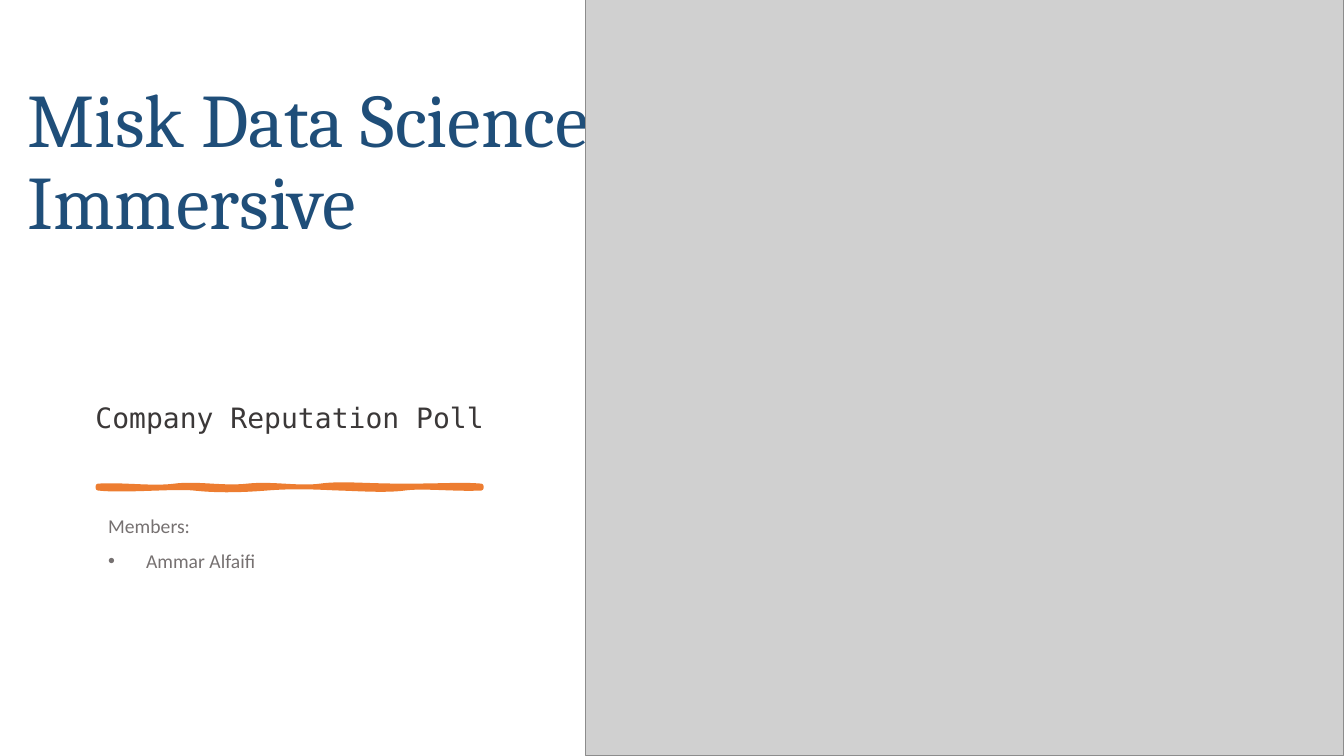
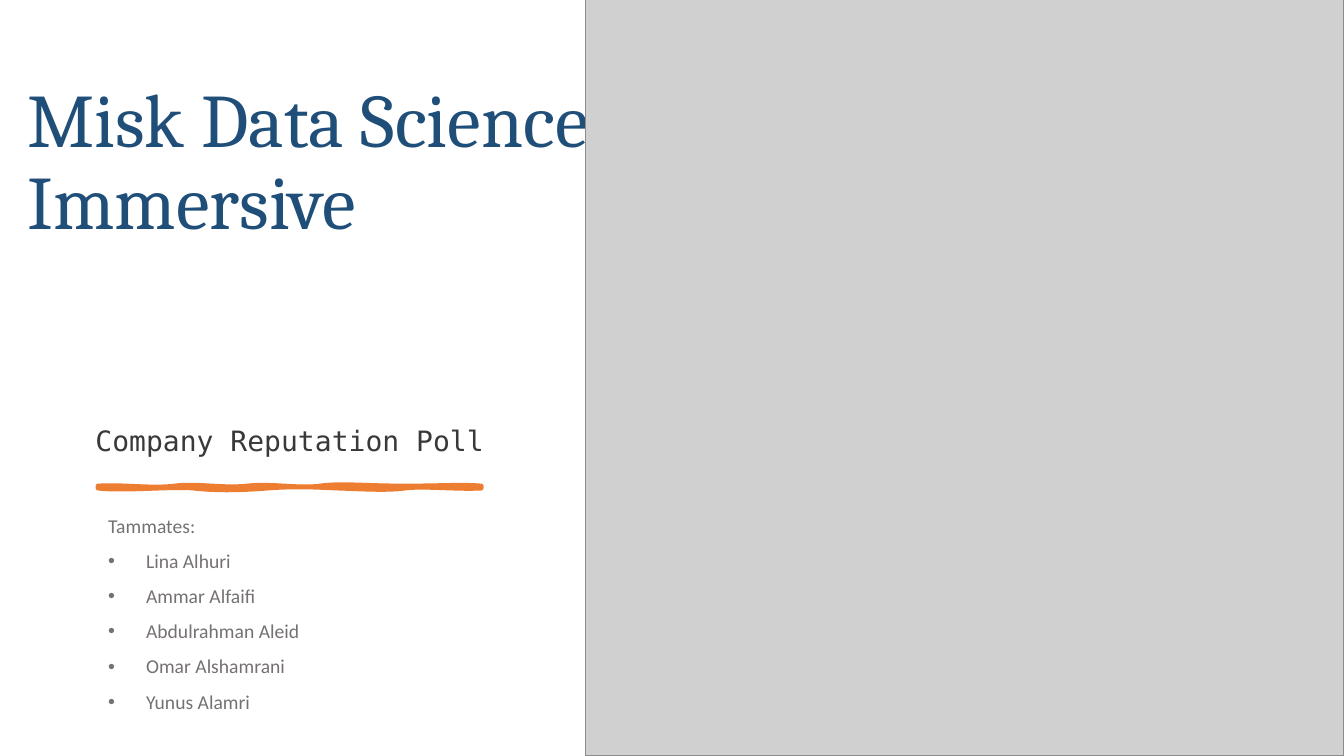
Before and after one commit to aeprogress/company-reputation-poll-eda, a slide deck: slide 1 of presentation/Presentation2.pptx. Drawn at 1344x756 pixels with LibreOffice and Linux fonts; fonts in the diff are those of the drawing; grey boxes stand for pictures. Boxes give left, top, right and bottom in pixels: in the first picture for what was removed or moved away, otherwise in the second. Text is boxed around its words. In the diff, an @@ line names an element or a change of style, - is before the commit and + after.

Commit message:
add tammates names

```diff
--- a/presentation/Presentation2.pptx
+++ b/presentation/Presentation2.pptx
@@ text "Company Reputation Poll" moved from (x1=95, y1=406, x2=484, y2=434) to (x1=95, y1=429, x2=484, y2=457) @@
@@ subtitle at (x1=108, y1=520, x2=231, y2=568): text changed @@
-Members:
+Tammates:
+• Lina Alhuri
@@ subtitle at (x1=146, y1=624, x2=299, y2=709): paragraphs added @@
+• Abdulrahman Aleid
+• Omar Alshamrani
+• Yunus Alamri
```
Also in this commit, not shown: 1 other slide changed, 1 slide added.
